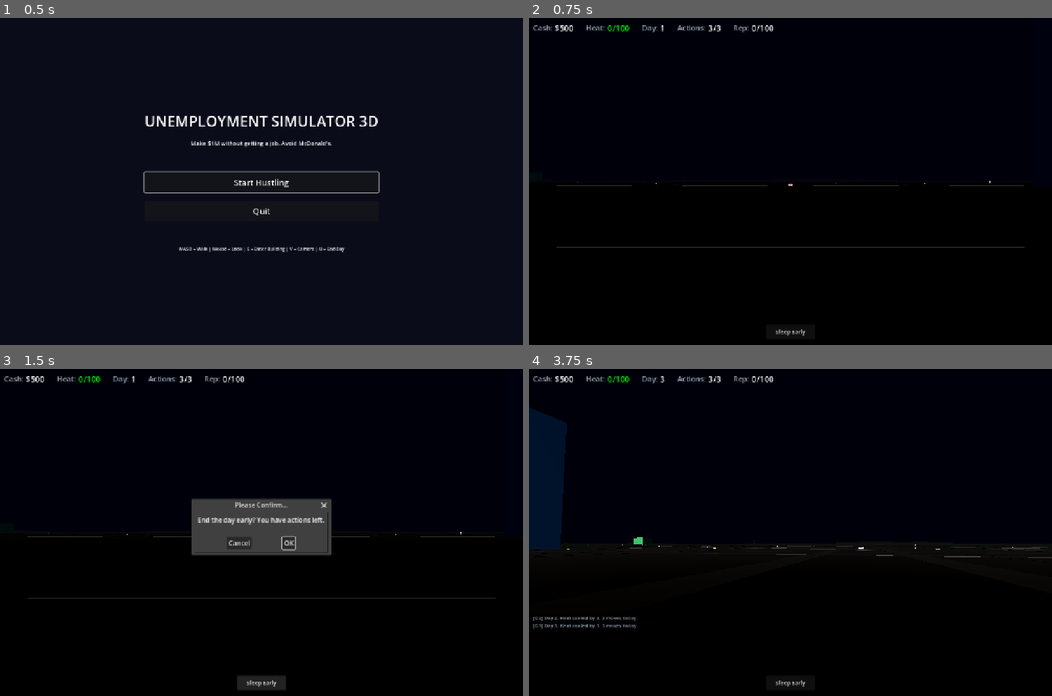
Above: before the commit, frames 1-4 (two rows, left to right).
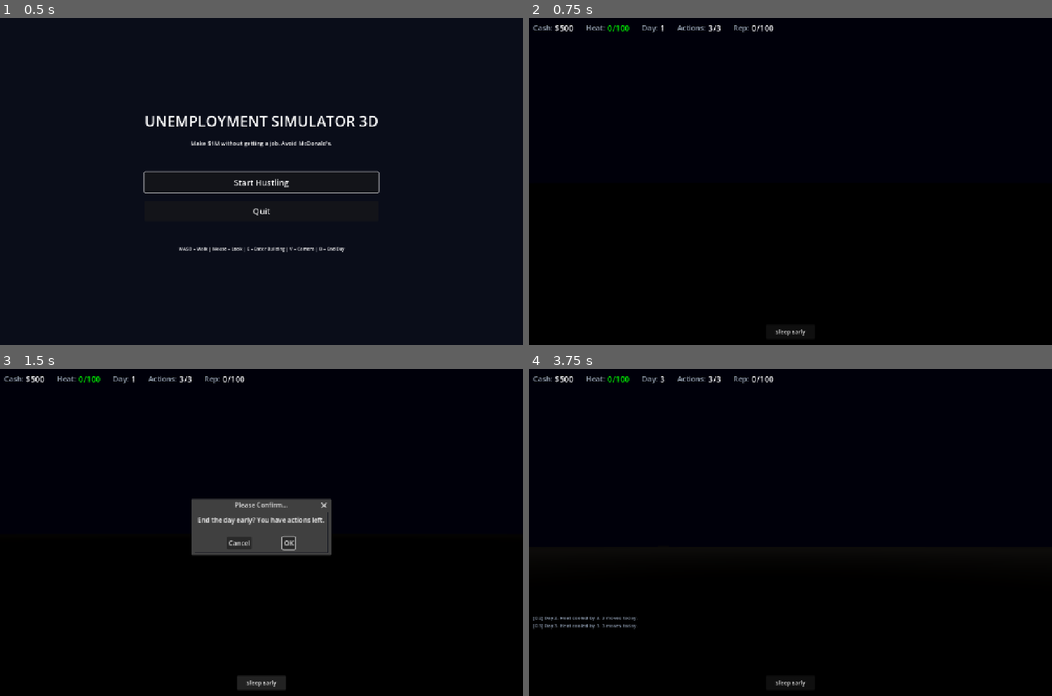
Above: after the commit, the same moments.

Repository: buttergolemcode/unemploymentsimulator
Game: Godot game, scene res://scenes/MainMenu.tscn
Two runs of this game, one before a commit and one after it. Both use one fixed random seed, a clock stepped at 60 frames per second and the inputs below.
Inputs (mouse positions are in pixels of both pictures, inside the frame that each line leads up to):
- Up to frame 1 (0.5 s): no input
- Up to frame 2 (0.75 s): click "Start Hustling" at 0.5 s
- Up to frame 3 (1.5 s): click "Sleep Early" at 1.25 s
- Up to frame 4 (3.75 s): click "OK" at 2 s; tap Enter at 2.75 s; move the mouse to (816, 532) at 2.77 s; hold W from 2.78 s (still down); tap V at 2.85 s; click (816, 532) at 2.92 s; tap Space at 3.02 s; move the mouse to (764, 532) at 3.52 s; tap E at 3.6 s

Frame 1 is identical in both runs. In frame 2, 0.3% of the frame differs, in the area x 5-95%, y 49-71%; in frame 3, 0.3%; in frame 4, 3.0%, in the area x 0-100%, y 11-58%.
Error after the commit: Parse Error: Function "_make_tree()" not found in base self. (res://scripts/WorldBuilder.gd:736)

Commit message:
Sprint D.4: proper map design — collision walls, dense buildings, landmarks
User feedback: 'aktuell kann man noch nicht wirklich von Map Design reden.
Riesiger Parkplatz mit paar wenigen Gebäuden, liegt in einem Krater aus
dem man nicht mal raus fahren kann weil der restliche Boden keine Physics hat'

Three problems fixed:

1. COLLISION (the 'Krater' bug):
- Old: Single WorldBoundaryShape3D (infinite flat plane at y=0).
  Result: car floated over mountains, drove through water, fell off island edge.
- New: Multi-part collision system:
  * City ground: BoxShape3D 900x1x900 at y=-0.5 (flat drivable surface)
  * North mountain wall: BoxShape3D 1200x80x200 at z=-500 (impassable)
  * South mountain wall: BoxShape3D 1200x80x200 at z=+500 (impassable)
  * West mountain wall: BoxShape3D 200x80x1200 at x=-500 (impassable)
  * East harbor barrier: BoxShape3D 50x3x1200 at x=+425 (low wall, blocks cars)
- Now: cars cannot leave the city area. Mountains are physical walls.

2. BUILDING DENSITY (the 'Parkplatz' bug):
- Old: 25m grid, 10-50% gap chance, 12-20m buildings → ~200 buildings, lots of empty space
- New: 15m grid (denser), 5-35% gap chance (lower), 10-14m buildings (smaller footprint)
  * Downtown gap 10% → 5% (95% fill rate)
  * Suburbs gap 50% → 35%
  * Industrial gap 30% → 20%
- Grid spacing 25m → 15m means 2.8x more building cells
- Combined with lower gaps: ~4-5x more buildings than before

3. LANDMARKS (orientation points):
- Central Park: green area with 8 trees (downtown south)
- Skyline row: 3 tall skyscrapers (90, 110, 95m) in downtown east, emissive windows
- Bridge: 60m suspension bridge at harbor entrance with 2 towers
- Fortress: stone keep + 4 corner towers on west hill (visible from far)
- Stadium: 24-segment oval ring of stands in industrial area
- Church tower: 30m tower + 12m spire in downtown center
- Bus station: flat-roof building with 'BUS' sign in downtown east
- 2 Gas stations: canopy + supports + shop, in industrial and slums

Indentation: converted all spaces to tabs (file had been mixed earlier).

Diff:
--- a/godot/scripts/WorldBuilder.gd
+++ b/godot/scripts/WorldBuilder.gd
@@ -186,6 +186,7 @@
 	_build_filler_buildings(parent)
 	_build_street_lamps(parent)
 	_build_dock_props(parent)
+	_build_landmarks(parent)
 
 # ============================================================
 # Terrain (flat island)
@@ -250,13 +251,59 @@
 	mat.roughness = 0.95
 	mi.material_override = mat
 
-	# Collision: flat ground plane covering the whole island
-	var body = StaticBody3D.new()
-	var col = CollisionShape3D.new()
-	var shape = WorldBoundaryShape3D.new()
-	col.shape = shape
-	body.add_child(col)
-	parent.add_child(body)
+	# === COLLISION: Multi-part system ===
+	# 1) City ground (flat BoxShape3D covering the city area)
+	var city_body = StaticBody3D.new()
+	city_body.name = "CityGround"
+	var city_col = CollisionShape3D.new()
+	var city_shape = BoxShape3D.new()
+	city_shape.size = Vector3(900, 1.0, 900)  # 900x900 flat ground at y=-0.5
+	city_col.shape = city_shape
+	city_col.position = Vector3(0, -0.5, 0)
+	city_body.add_child(city_col)
+	parent.add_child(city_body)
+
+	# 2) Mountain walls (N and S) - tall boxes that block vehicle passage
+	# North mountain wall (z < -400)
+	var north_body = StaticBody3D.new()
+	north_body.name = "MountainNorth"
+	var north_col = CollisionShape3D.new()
+	var north_shape = BoxShape3D.new()
+	north_shape.size = Vector3(1200, 80, 200)  # 1200 wide, 80 tall, 200 deep
+	north_col.shape = north_shape
+	north_col.position = Vector3(0, 40, -500)  # centered at z=-500, 40 high
+	north_body.add_child(north_col)
+	parent.add_child(north_body)
+	# South mountain wall (z > 400)
+	var south_body = StaticBody3D.new()
+	south_body.name = "MountainSouth"
+	var south_col = CollisionShape3D.new()
+	var south_shape = BoxShape3D.new()
+	south_shape.size = Vector3(1200, 80, 200)
+	south_col.shape = south_shape
+	south_col.position = Vector3(0, 40, 500)
+	south_body.add_child(south_col)
+	parent.add_child(south_body)
+	# West mountain wall (x < -400)
+	var west_body = StaticBody3D.new()
+	west_body.name = "MountainWest"
+	var west_col = CollisionShape3D.new()
+	var west_shape = BoxShape3D.new()
+	west_shape.size = Vector3(200, 80, 1200)
+	west_col.shape = west_shape
+	west_col.position = Vector3(-500, 40, 0)
+	west_body.add_child(west_col)
+	parent.add_child(west_body)
+	# East harbor wall (water barrier at x > 400) - lower, blocks ground vehicles
+	var east_body = StaticBody3D.new()
+	east_body.name = "HarborBarrier"
+	var east_col = CollisionShape3D.new()
+	var east_shape = BoxShape3D.new()
+	east_shape.size = Vector3(50, 3, 1200)  # low wall, blocks cars but visible over
+	east_col.shape = east_shape
+	east_col.position = Vector3(425, 1.5, 0)  # at x=425, 1.5 high
+	east_body.add_child(east_col)
+	parent.add_child(east_body)
 
 	parent.add_child(mi)
 
@@ -410,21 +457,22 @@
 
 static func _build_filler_buildings(parent: Node3D) -> void:
 	# Place buildings on a grid, skipping roads and scheme-building areas
-	var grid = 25  # 25m grid spacing
-	var half = 350  # cover city area
+	# Dense layout: 15m grid (was 25m), smaller gaps, bigger buildings
+	var grid = 15  # 15m grid spacing (denser than 25m)
+	var half = 380  # cover city area
 	for gx in range(-half, half + 1, grid):
 		for gz in range(-half, half + 1, grid):
 			var cx = gx + grid / 2.0
 			var cz = gz + grid / 2.0
 			var r = sqrt(cx * cx + cz * cz)
-			if r > 380:
-				continue  # outside island
+			if r > 390:
+				continue  # outside city
 			if _is_on_road(cx, cz):
 				continue
 			# Skip near scheme buildings
 			var too_close = false
 			for b in SCHEME_BUILDINGS:
-				if sqrt((cx - b.x) ** 2 + (cz - b.z) ** 2) < max(b.w, b.d) / 2 + 6:
+				if sqrt((cx - b.x) ** 2 + (cz - b.z) ** 2) < max(b.w, b.d) / 2 + 4:
 					too_close = true
 					break
 			if too_close:
@@ -438,45 +486,45 @@
 			var seed_val = abs((gx * 73856093) ^ (gz * 19349663)) % 99991
 			var rng = func(salt): return float((seed_val * (salt + 1) * 9301 + 49297) % 233280) / 233280
 
-			# Gap chance (per district — downtown dense, suburbs sparse)
-			var gap = 0.15
+			# Gap chance — REDUCED for higher density
+			var gap = 0.10
 			match dist_id:
-				"downtown": gap = 0.10
-				"harbor": gap = 0.40
-				"slums": gap = 0.20
-				"industrial": gap = 0.30
-				"suburbs": gap = 0.50
+				"downtown": gap = 0.05  # very dense (was 0.10)
+				"harbor": gap = 0.25    # (was 0.40)
+				"slums": gap = 0.10     # (was 0.20)
+				"industrial": gap = 0.20  # (was 0.30)
+				"suburbs": gap = 0.35   # (was 0.50)
 			if rng.call(99) < gap:
 				continue
 
-			# Building dimensions per district
+			# Building dimensions per district — BIGGER for better fill
 			var w: float
 			var d: float
 			var h: float
 			var dist = DISTRICTS[dist_id]
 			if dist_id == "downtown":
-				w = 12 + rng.call(1) * 8
-				d = 10 + rng.call(2) * 8
+				w = 10 + rng.call(1) * 4  # 10-14m (was 12-20)
+				d = 9 + rng.call(2) * 4
 				h = dist.height_min + rng.call(3) * (dist.height_max - dist.height_min)
 			elif dist_id == "industrial":
-				w = 14 + rng.call(1) * 10
-				d = 12 + rng.call(2) * 8
+				w = 11 + rng.call(1) * 4
+				d = 10 + rng.call(2) * 4
 				h = dist.height_min + rng.call(3) * (dist.height_max - dist.height_min)
 			elif dist_id == "harbor":
-				w = 16 + rng.call(1) * 10
-				d = 14 + rng.call(2) * 8
+				w = 12 + rng.call(1) * 4
+				d = 11 + rng.call(2) * 4
 				h = dist.height_min + rng.call(3) * (dist.height_max - dist.height_min)
 			elif dist_id == "slums":
-				w = 8 + rng.call(1) * 5
-				d = 7 + rng.call(2) * 5
+				w = 7 + rng.call(1) * 4
+				d = 6 + rng.call(2) * 4
 				h = dist.height_min + rng.call(3) * (dist.height_max - dist.height_min)
 			else:  # suburbs
-				w = 8 + rng.call(1) * 4
-				d = 7 + rng.call(2) * 4
+				w = 7 + rng.call(1) * 3
+				d = 6 + rng.call(2) * 3
 				h = dist.height_min + rng.call(3) * (dist.height_max - dist.height_min)
 
-			# Offset within grid cell
-			var margin = 2.0
+			# Offset within grid cell (small, to fill the cell tightly)
+			var margin = 1.0
 			var max_off = max(0, (grid - w - margin * 2) / 2)
 			var ox = (rng.call(4) - 0.5) * max_off
 			var oz = (rng.call(5) - 0.5) * max_off
@@ -643,3 +691,216 @@
 		light.light_energy = 2.0
 		light.omni_range = 12.0
 		parent.add_child(light)
+
+# ============================================================
+# Landmarks (visual points of interest)
+# ============================================================
+
+static func _build_landmarks(parent: Node3D) -> void:
+	# 1. Central Park (large green area in downtown-south)
+	_park(parent, -50, 100, 80, 50)
+	# 2. Skyline / Skyscraper row (3 tall towers in downtown-east)
+	_skyscraper(parent, 150, -100, 12, 90, "#1e293b")
+	_skyscraper(parent, 175, -100, 12, 110, "#0f172a")
+	_skyscraper(parent, 200, -100, 12, 95, "#1e293b")
+	# 3. Bridge connecting harbor piers
+	_bridge(parent, 250, 0, 0)  # bridge at harbor entrance
+	# 4. Fortress on west hill (rural area, visible from far)
+	_fortress(parent, -300, -300)
+	# 5. Stadium (in industrial/suburbs border)
+	_stadium(parent, -250, 100)
+	# 6. Church tower in downtown center
+	_church_tower(parent, 0, 0)
+	# 7. Bus station (downtown-east, near main avenue)
+	_bus_station(parent, 100, 150)
+	# 8. Gas station (industrial, near highway)
+	_gas_station(parent, -200, -200)
+	_gas_station(parent, 200, 200)  # second one in slums/harbor border
+
+static func _park(parent: Node3D, x: float, z: float, w: float, d: float) -> void:
+	# Green park area with trees
+	var grass = MeshInstance3D.new()
+	var g_mesh = BoxMesh.new()
+	g_mesh.size = Vector3(w, 0.1, d)
+	grass.mesh = g_mesh
+	grass.position = Vector3(x, 0.05, z)
+	var gmat = StandardMaterial3D.new()
+	gmat.albedo_color = Color(0.18, 0.35, 0.15)
+	gmat.roughness = 1.0
+	grass.material_override = gmat
+	parent.add_child(grass)
+	# Trees scattered in park
+	for i in range(8):
+		var tx = x + (randf() - 0.5) * w * 0.8
+		var tz = z + (randf() - 0.5) * d * 0.8
+		_make_tree(parent, tx, tz, 0.8 + randf() * 0.5)
+
+static func _skyscraper(parent: Node3D, x: float, z: float, w: float, h: float, color: String) -> void:
+	var mesh = MeshInstance3D.new()
+	var s_mesh = BoxMesh.new()
+	s_mesh.size = Vector3(w, h, w)
+	mesh.mesh = s_mesh
+	mesh.position = Vector3(x, h / 2, z)
+	var mat = StandardMaterial3D.new()
+	mat.albedo_color = Color.from_string(color, Color.DIM_GRAY)
+	mat.metalness = 0.7
+	mat.roughness = 0.2
+	# Emissive windows look
+	mat.emission_enabled = true
+	mat.emission = Color(0.4, 0.5, 0.6)
+	mat.emission_energy_multiplier = 0.15
+	mesh.material_override = mat
+	parent.add_child(mesh)
+	# Collision
+	var body = StaticBody3D.new()
+	body.position = Vector3(x, h / 2, z)
+	var col = CollisionShape3D.new()
+	var shape = BoxShape3D.new()
+	shape.size = Vector3(w, h, w)
+	col.shape = shape
+	body.add_child(col)
+	parent.add_child(body)
+
+static func _bridge(parent: Node3D, x: float, z: float, _rot: float) -> void:
+	# Bridge spanning harbor entrance
+	var deck = MeshInstance3D.new()
+	var d_mesh = BoxMesh.new()
+	d_mesh.size = Vector3(60, 1, 8)
+	deck.mesh = d_mesh
+	deck.position = Vector3(x, 5, z)
+	var dmat = StandardMaterial3D.new()
+	dmat.albedo_color = Color(0.3, 0.3, 0.3)
+	dmat.roughness = 0.9
+	deck.material_override = dmat
+	parent.add_child(deck)
+	# Suspension towers
+	for tx in [x - 25, x + 25]:
+		var tower = MeshInstance3D.new()
+		var t_mesh = BoxMesh.new()
+		t_mesh.size = Vector3(2, 12, 2)
+		tower.mesh = t_mesh
+		tower.position = Vector3(tx, 6, z)
+		tower.material_override = dmat
+		parent.add_child(tower)
+
+static func _fortress(parent: Node3D, x: float, z: float) -> void:
+	# Stone fortress on a hill
+	var stone = StandardMaterial3D.new()
+	stone.albedo_color = Color(0.45, 0.4, 0.35)
+	stone.roughness = 0.95
+	# Main keep
+	var keep = MeshInstance3D.new()
+	var k_mesh = BoxMesh.new()
+	k_mesh.size = Vector3(15, 18, 15)
+	keep.mesh = k_mesh
+	keep.position = Vector3(x, 9, z)
+	keep.material_override = stone
+	parent.add_child(keep)
+	# Corner towers
+	for offset in [Vector2(-10, -10), Vector2(10, -10), Vector2(-10, 10), Vector2(10, 10)]:
+		var tower = MeshInstance3D.new()
+		var t_mesh = CylinderMesh.new()
+		t_mesh.top_radius = 2.5
+		t_mesh.bottom_radius = 3
+		t_mesh.height = 22
+		tower.mesh = t_mesh
+		tower.position = Vector3(x + offset.x, 11, z + offset.y)
+		tower.material_override = stone
+		parent.add_child(tower)
+
+static func _stadium(parent: Node3D, x: float, z: float) -> void:
+	# Oval stadium — represented as a ring of boxes
+	var mat = StandardMaterial3D.new()
+	mat.albedo_color = Color(0.55, 0.55, 0.55)
+	mat.roughness = 0.85
+	for i in range(24):
+		var angle = i * TAU / 24
+		var px = x + cos(angle) * 35
+		var pz = z + sin(angle) * 25
+		var stand = MeshInstance3D.new()
+		var s_mesh = BoxMesh.new()
+		s_mesh.size = Vector3(10, 12, 8)
+		stand.mesh = s_mesh
+		stand.position = Vector3(px, 6, pz)
+		stand.rotation.y = angle
+		stand.material_override = mat
+		parent.add_child(stand)
+
+static func _church_tower(parent: Node3D, x: float, z: float) -> void:
+	# Tall church tower in downtown
+	var mat = StandardMaterial3D.new()
+	mat.albedo_color = Color(0.85, 0.8, 0.7)
+	mat.roughness = 0.9
+	# Tower base
+	var base = MeshInstance3D.new()
+	var b_mesh = BoxMesh.new()
+	b_mesh.size = Vector3(8, 30, 8)
+	base.mesh = b_mesh
+	base.position = Vector3(x, 15, z)
+	base.material_override = mat
+	parent.add_child(base)
+	# Spire on top
+	var spire = MeshInstance3D.new()
+	var s_mesh = PrismMesh.new()
+	s_mesh.size = Vector3(6, 12, 6)
+	spire.mesh = s_mesh
+	spire.position = Vector3(x, 36, z)
+	spire.material_override = mat
+	parent.add_child(spire)
+
+static func _bus_station(parent: Node3D, x: float, z: float) -> void:
+	# Flat-roof bus station building
+	var mesh = MeshInstance3D.new()
+	var b_mesh = BoxMesh.new()
+	b_mesh.size = Vector3(20, 6, 12)
+	mesh.mesh = b_mesh
+	mesh.position = Vector3(x, 3, z)
+	var mat = StandardMaterial3D.new()
+	mat.albedo_color = Color(0.7, 0.7, 0.7)
+	mat.roughness = 0.8
+	mesh.material_override = mat
+	parent.add_child(mesh)
+	# Sign
+	var sign = Label3D.new()
+	sign.text = "🚌 BUS"
+	sign.position = Vector3(x, 7, z)
+	sign.font_size = 48
+	sign.outline_size = 6
+	sign.outline_modulate = Color.BLACK
+	sign.billboard = BaseMaterial3D.BILLBOARD_ENABLED
+	sign.no_depth_test = true
+	parent.add_child(sign)
+
+static func _gas_station(parent: Node3D, x: float, z: float) -> void:
+	# Small gas station with canopy
+	var canopy = MeshInstance3D.new()
+	var c_mesh = BoxMesh.new()
+	c_mesh.size = Vector3(12, 0.5, 8)
+	canopy.mesh = c_mesh
+	canopy.position = Vector3(x, 5, z)
+	var cmat = StandardMaterial3D.new()
+	cmat.albedo_color = Color(0.2, 0.2, 0.2)
+	cmat.roughness = 0.7
+	canopy.material_override = cmat
+	parent.add_child(canopy)
+	# Canopy supports
+	for sx in [x - 5, x + 5]:
+		for sz in [z - 3, z + 3]:
+			var post = MeshInstance3D.new()
+			var p_mesh = BoxMesh.new()
+			p_mesh.size = Vector3(0.3, 5, 0.3)
+			post.mesh = p_mesh
+			post.position = Vector3(sx, 2.5, sz)
+			post.material_override = cmat
+			parent.add_child(post)
+	# Small shop building
+	var shop = MeshInstance3D.new()
+	var s_mesh = BoxMesh.new()
+	s_mesh.size = Vector3(6, 4, 5)
+	shop.mesh = s_mesh
+	shop.position = Vector3(x + 10, 2, z)
+	var smat = StandardMaterial3D.new()
+	smat.albedo_color = Color(0.85, 0.85, 0.85)
+	smat.roughness = 0.85
+	shop.material_override = smat
+	parent.add_child(shop)
Not shown, added: scripts/patch_map_layout.py
